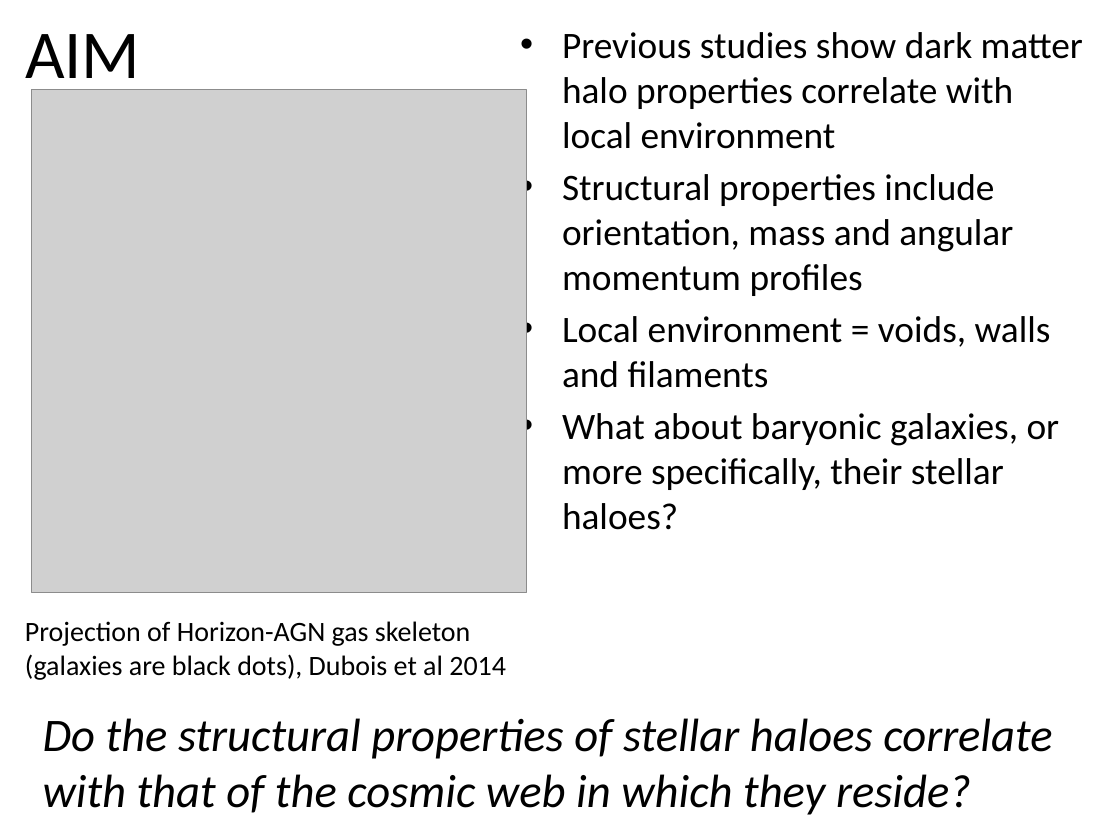
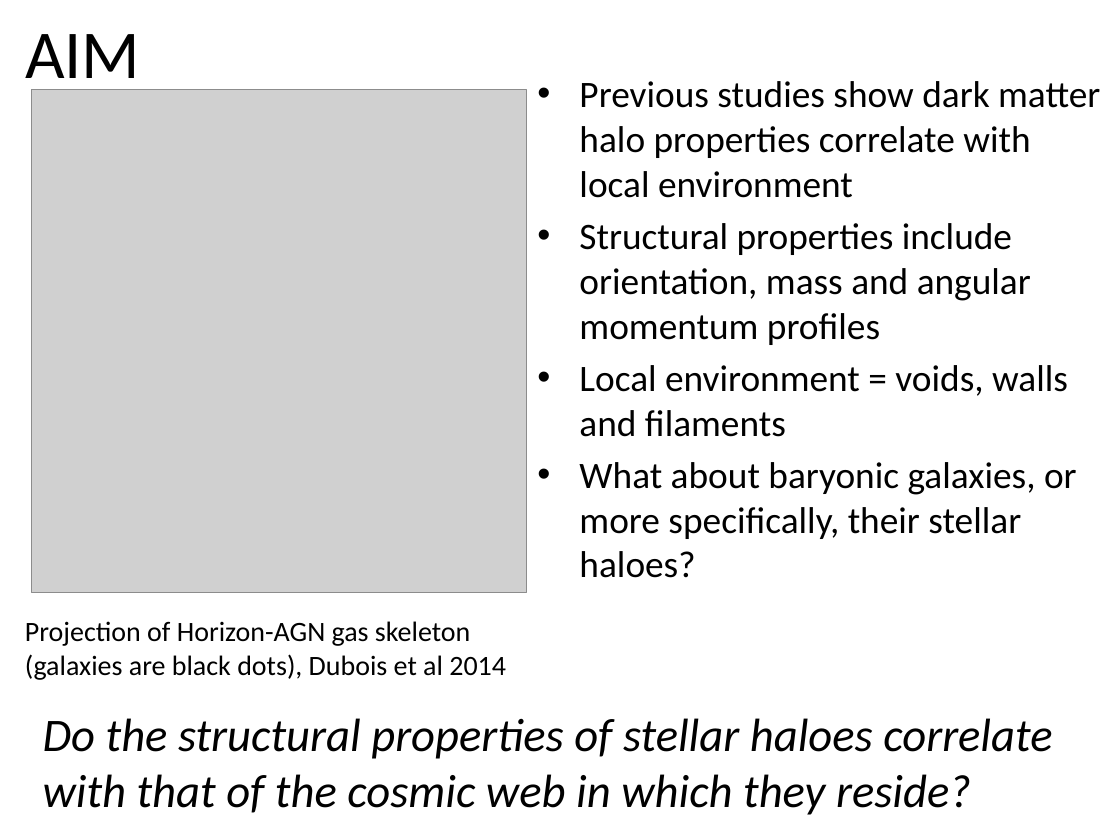
Before and after one commit to emilyhackett/icrar_report, a slide deck: slide 3 of PresentationSlides.pptx. Drawn at 1120x840 pixels with LibreOffice and Linux fonts; fonts in the diff are those of the drawing; grey boxes stand for pictures. Boxes give left, top, right and bottom in pixels: in the first picture for what was removed or moved away, otherwise in the second. Text is boxed around its words. In the diff, an @@ line names an element or a change of style, - is before the commit and + after.

```diff
--- a/PresentationSlides.pptx
+++ b/PresentationSlides.pptx
@@ text "Previous studies show dark matter ...": place and size @@
-text "Previous studies show dark matter ..." at [562,32,1083,490]
+text "Previous studies show dark matter ..." at [579,81,1100,539]
```
Also in this commit, not shown: 1 other slide changed, 1 slide added, 1 other file.
